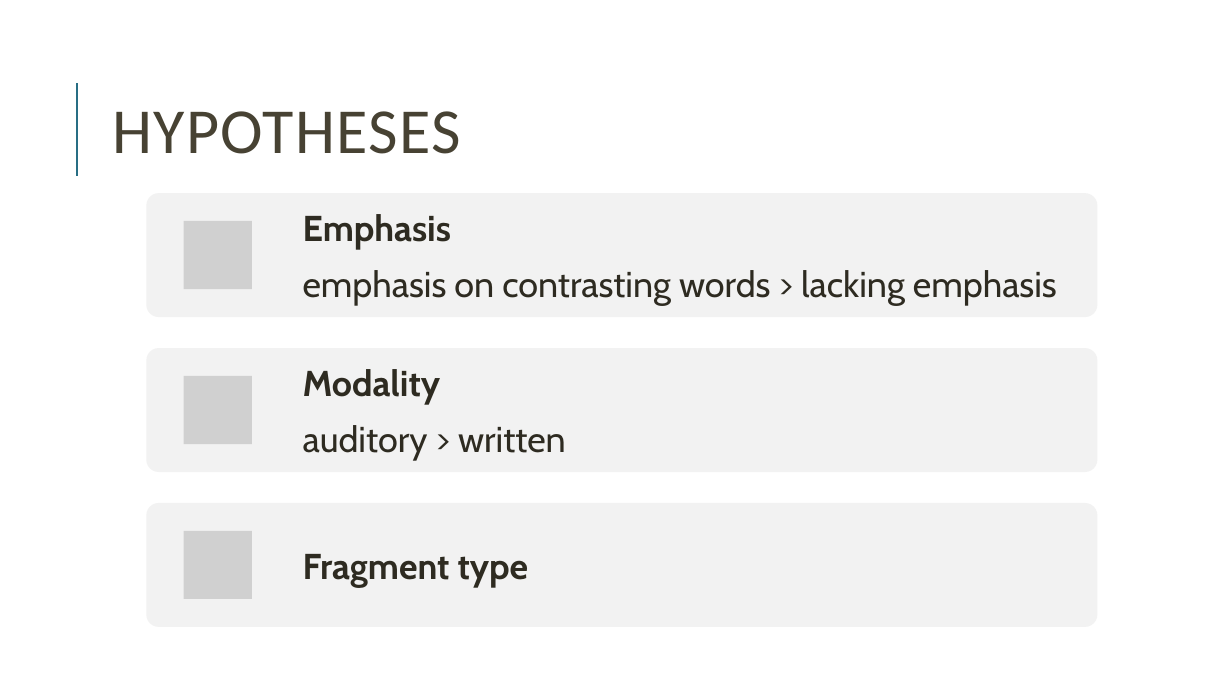
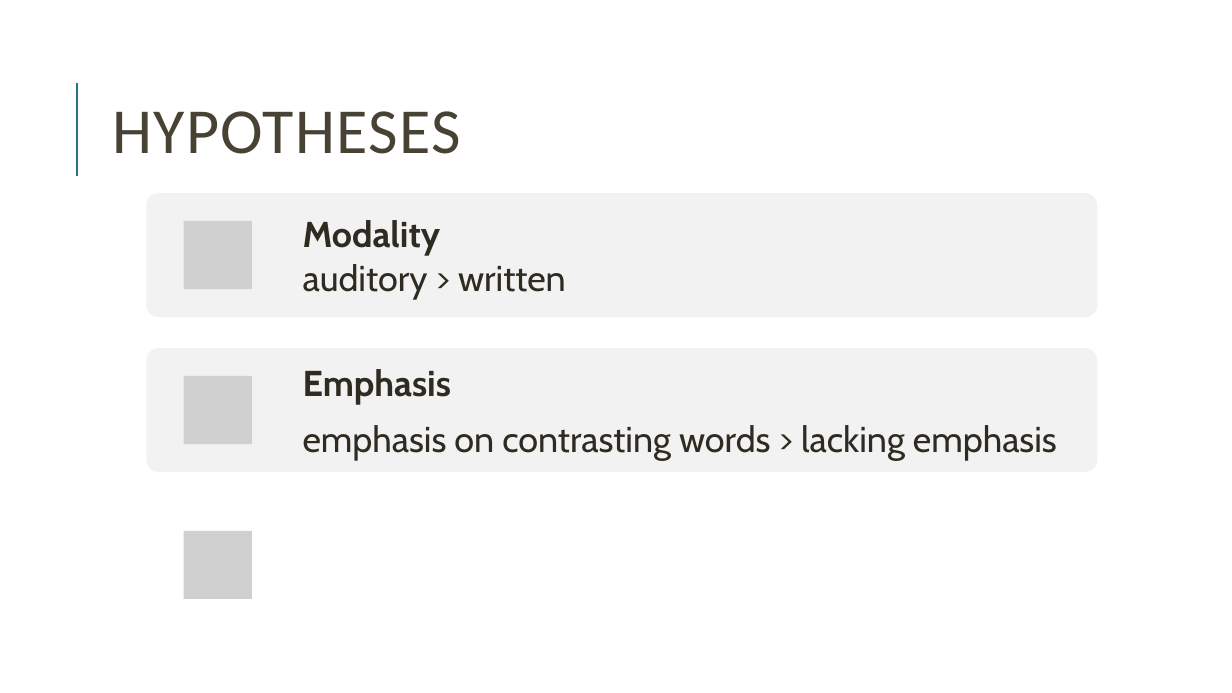
Before and after one commit to miriamschiele/MA, a slide deck: slide 19 of presentation/Miriam Schiele, MA presentation.pptx (slide 17 before the commit). Drawn at 1232x693 pixels with LibreOffice and Linux fonts; fonts in the diff are those of the drawing; grey boxes stand for pictures. Boxes give left, top, right and bottom in pixels: in the first picture for what was removed or moved away, otherwise in the second. Text is boxed around its words. In the diff, an @@ line names an element or a change of style, - is before the commit and + after.

Commit message:
slides added on hypotheses

```diff
--- a/presentation/Miriam Schiele, MA presentation.pptx
+++ b/presentation/Miriam Schiele, MA presentation.pptx
@@ text at (x1=303, y1=220, x2=566, y2=299): text changed @@
-Modality
-auditory > written
+Modality
+auditory > written
@@ text "Emphasis" moved from (x1=303, y1=214, x2=1057, y2=306) to (x1=303, y1=369, x2=1057, y2=461) @@
@@ rounded rectangle at (x1=146, y1=503, x2=1097, y2=627): fill #F2F2F2 to #FFFFFF @@
@@ text removed at (x1=303, y1=554, x2=529, y2=588) @@
-Fragment type
```
Also in this commit, not shown: 6 other slides changed, 5 slides added, 1 slide removed, 1 other file.
